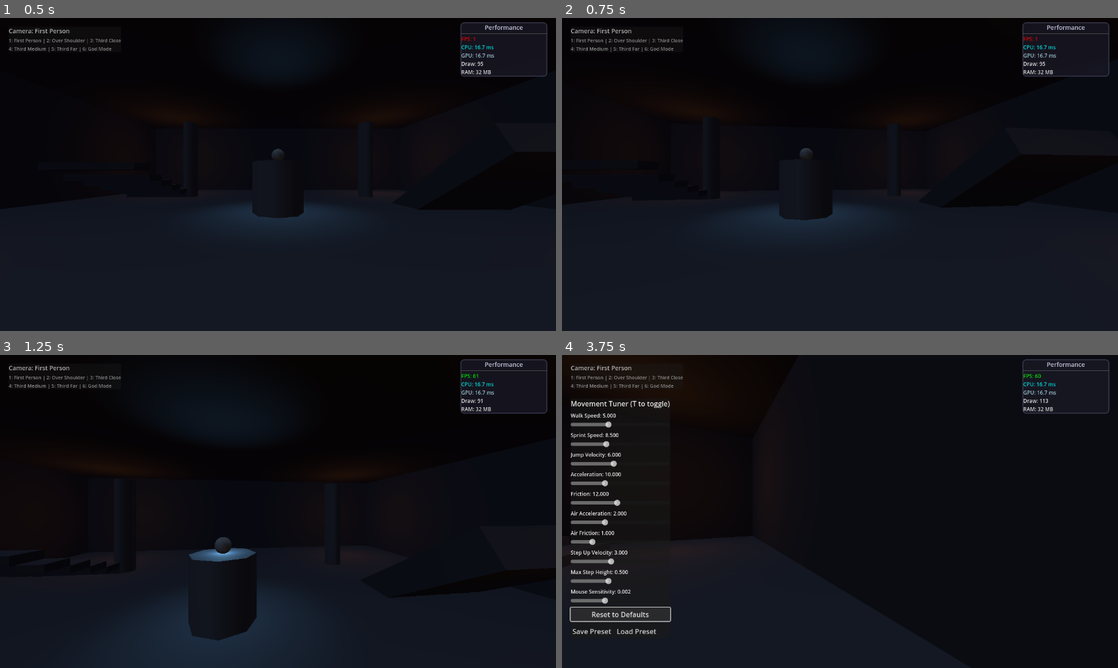
Above: before the commit, frames 1-4 (two rows, left to right).
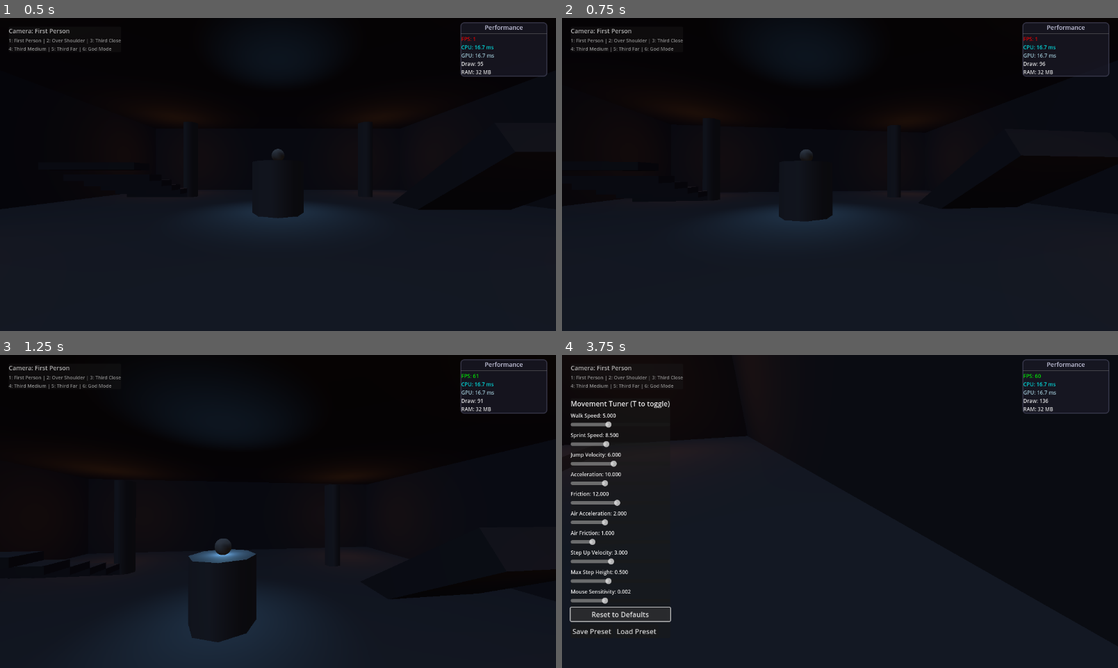
Above: after the commit, the same moments.

Repository: alanops/brackeys-gamejam-2025
Game: Godot game, scene res://src/scenes/DungeonRoomFixed.tscn
The game is run twice, just before and just after one commit, with the same random seed, the same clock (stepped at 60 frames per second) and the same inputs.
Inputs (mouse positions are in pixels of both pictures, inside the frame that each line leads up to):
- Up to frame 1 (0.5 s): no input
- Up to frame 2 (0.75 s): tap Enter at 0.5 s; move the mouse to (867, 174) at 0.52 s; hold W (move_forward) from 0.53 s (still down); hold Shift (sprint) from 0.53 s (still down)
- Up to frame 3 (1.25 s): keep holding W (move_forward); keep holding Shift (sprint); tap Space (jump) at 0.77, 0.8, 1.07 s
- Up to frame 4 (3.75 s): move the mouse to (812, 511) at 1.27 s; release Shift (sprint) at 1.28 s; tap Space (jump) at 1.35, 1.52, 1.82, 2.3, 3.02, 3.32 s; tap Shift (sprint) at 1.55, 3.05 s; move the mouse to (851, 505) at 2.02 s; hold Shift (sprint) 2.03-2.78 s; move the mouse to (834, 517) at 2.77 s; tap T (toggle_movement_tuner) at 2.85 s; release W (move_forward) at 3.5 s; click "Reset to Defaults" at 3.5 s

Frame 1 is identical in both runs. In frame 2, less than 0.1% of the frame differs, in the area x 39-87%, y 14-65%; in frame 3, 0.3%; in frame 4, 0.9%, in the area x 19-88%, y 14-60%.

Commit message:
Add ProperCameraController.gd

Diff:
--- a/src/scenes/Player.tscn
+++ b/src/scenes/Player.tscn
@@ -1,7 +1,7 @@
 [gd_scene load_steps=5 format=3 uid="uid://c8qhvmp2xvl5d"]
 
 [ext_resource type="Script" path="res://src/scripts/FirstPersonController.gd" id="1_qxvmp"]
-[ext_resource type="Script" path="res://src/scripts/SimpleCameraController.gd" id="2_camera"]
+[ext_resource type="Script" path="res://src/scripts/ProperCameraController.gd" id="2_camera"]
 
 [sub_resource type="CapsuleShape3D" id="CapsuleShape3D_1"]
 radius = 0.35
--- /dev/null
+++ b/src/scripts/ProperCameraController.gd
@@ -0,0 +1,198 @@
+extends Node3D
+
+enum CameraMode {
+	FIRST_PERSON,
+	OVER_THE_SHOULDER,
+	THIRD_PERSON_CLOSE,
+	THIRD_PERSON_MEDIUM,
+	THIRD_PERSON_FAR,
+	GOD_MODE
+}
+
+@export var camera_mode: CameraMode = CameraMode.FIRST_PERSON
+@export var mouse_sensitivity: float = 0.002
+@export var collision_mask: int = 1
+
+var player: CharacterBody3D
+var camera: Camera3D
+var first_person_camera: Camera3D
+
+# Camera configuration
+var camera_configs = {
+	CameraMode.OVER_THE_SHOULDER: {
+		"distance": 2.5,
+		"height": 1.5,
+		"side_offset": 0.5,
+		"look_offset": Vector3(0, 0.5, 0)
+	},
+	CameraMode.THIRD_PERSON_CLOSE: {
+		"distance": 4.0,
+		"height": 2.0,
+		"side_offset": 0.0,
+		"look_offset": Vector3(0, 0.5, 0)
+	},
+	CameraMode.THIRD_PERSON_MEDIUM: {
+		"distance": 7.0,
+		"height": 3.0,
+		"side_offset": 0.0,
+		"look_offset": Vector3(0, 0.5, 0)
+	},
+	CameraMode.THIRD_PERSON_FAR: {
+		"distance": 12.0,
+		"height": 4.0,
+		"side_offset": 0.0,
+		"look_offset": Vector3(0, 0.5, 0)
+	}
+}
+
+# Camera rotation
+var yaw: float = 0.0
+var pitch: float = 0.0
+
+func _ready():
+	player = get_parent() as CharacterBody3D
+	first_person_camera = player.get_node_or_null("Camera3D")
+
+	# Create the main camera as a child
+	camera = Camera3D.new()
+	camera.name = "MainCamera"
+	camera.fov = 75.0
+	add_child(camera)
+
+	# Make camera top-level so it can move independently
+	camera.top_level = true
+
+	print("ProperCameraController ready")
+	update_camera_mode()
+
+func _input(event):
+	# Camera switching
+	if event is InputEventKey and event.pressed:
+		match event.keycode:
+			49: set_camera_mode(CameraMode.FIRST_PERSON)
+			50: set_camera_mode(CameraMode.OVER_THE_SHOULDER)
+			51: set_camera_mode(CameraMode.THIRD_PERSON_CLOSE)
+			52: set_camera_mode(CameraMode.THIRD_PERSON_MEDIUM)
+			53: set_camera_mode(CameraMode.THIRD_PERSON_FAR)
+			54: set_camera_mode(CameraMode.GOD_MODE)
+
+	# Mouse look
+	if event is InputEventMouseMotion and Input.get_mouse_mode() == Input.MOUSE_MODE_CAPTURED:
+		handle_mouse_look(event.relative)
+
+func handle_mouse_look(mouse_delta: Vector2):
+	var delta = mouse_delta * mouse_sensitivity
+
+	if camera_mode == CameraMode.FIRST_PERSON:
+		# First person rotates player and camera pitch
+		player.rotate_y(-delta.x)
+		first_person_camera.rotate_x(-delta.y)
+		first_person_camera.rotation.x = clamp(first_person_camera.rotation.x, -PI/2, PI/2)
+	else:
+		# Third person rotates camera around player
+		yaw -= delta.x
+		pitch -= delta.y
+		pitch = clamp(pitch, -PI/3, PI/6)
+
+func _physics_process(delta):
+	if camera_mode == CameraMode.FIRST_PERSON:
+		return  # First person camera is handled by the player
+
+	if camera_mode == CameraMode.GOD_MODE:
+		handle_god_mode(delta)
+		return
+
+	# Third person camera positioning
+	var config = camera_configs.get(camera_mode, {
+		"distance": 5.0,
+		"height": 2.0,
+		"side_offset": 0.0,
+		"look_offset": Vector3(0, 0.5, 0)
+	})
+
+	var target_pos = player.global_position + config["look_offset"]
+
+	# Calculate camera position based on yaw and pitch
+	var camera_offset = Vector3(config["side_offset"], 0, config["distance"])
+	camera_offset = camera_offset.rotated(Vector3.UP, yaw)
+
+	var desired_pos = target_pos + camera_offset
+	desired_pos.y = target_pos.y + config["height"]
+
+	# Collision detection
+	var space_state = player.get_world_3d().direct_space_state
+	var query = PhysicsRayQueryParameters3D.create(target_pos, desired_pos)
+	query.collision_mask = collision_mask
+	query.exclude = [player]
+
+	var result = space_state.intersect_ray(query)
+	if result:
+		# Move camera closer if there's an obstacle
+		var hit_pos = result.position
+		var safe_distance = target_pos.distance_to(hit_pos) * 0.9
+		var direction = (desired_pos - target_pos).normalized()
+		desired_pos = target_pos + direction * safe_distance
+
+	# Set camera position and look at target
+	camera.global_position = desired_pos
+	camera.look_at(target_pos, Vector3.UP)
+
+	# Apply pitch rotation
+	var transform = camera.transform
+	transform.basis = Basis(transform.basis.x, pitch) * transform.basis
+	camera.transform = transform
+
+	print("Camera at: ", camera.global_position, " looking at: ", target_pos)
+
+func handle_god_mode(delta):
+	var speed = 10.0
+	if Input.is_action_pressed("sprint"):
+		speed *= 2.0
+
+	var input = Vector3()
+	input.x = Input.get_action_strength("move_right") - Input.get_action_strength("move_left")
+	input.z = Input.get_action_strength("move_back") - Input.get_action_strength("move_forward")
+	input.y = Input.get_action_strength("jump") - Input.get_action_strength("move_down")
+
+	var movement = camera.global_transform.basis * input
+	camera.global_position += movement.normalized() * speed * delta
+
+func set_camera_mode(mode: CameraMode):
+	camera_mode = mode
+	update_camera_mode()
+
+func update_camera_mode():
+	print("\nSwitching to: ", get_mode_name())
+
+	# Hide all cameras first
+	if first_person_camera:
+		first_person_camera.current = false
+	camera.current = false
+
+	# Show/hide player mesh
+	var mesh = player.get_node_or_null("MeshInstance3D")
+
+	match camera_mode:
+		CameraMode.FIRST_PERSON:
+			if first_person_camera:
+				first_person_camera.current = true
+			if mesh:
+				mesh.visible = false
+		_:
+			camera.current = true
+			if mesh:
+				mesh.visible = true
+
+			# Initialize camera rotation to match player direction
+			if camera_mode != CameraMode.GOD_MODE:
+				yaw = player.rotation.y
+
+func get_mode_name() -> String:
+	match camera_mode:
+		CameraMode.FIRST_PERSON: return "First Person"
+		CameraMode.OVER_THE_SHOULDER: return "Over The Shoulder"
+		CameraMode.THIRD_PERSON_CLOSE: return "Third Person - Close"
+		CameraMode.THIRD_PERSON_MEDIUM: return "Third Person - Medium"
+		CameraMode.THIRD_PERSON_FAR: return "Third Person - Far"
+		CameraMode.GOD_MODE: return "God Mode"
+		_: return "Unknown"
